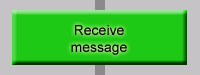
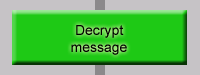
Two versions of the same layered image (200px x 75px). Layer-by-layer changes:
renamed "Receive message" to "Decrypt message", painted on it over [71, 25, 127, 42]
